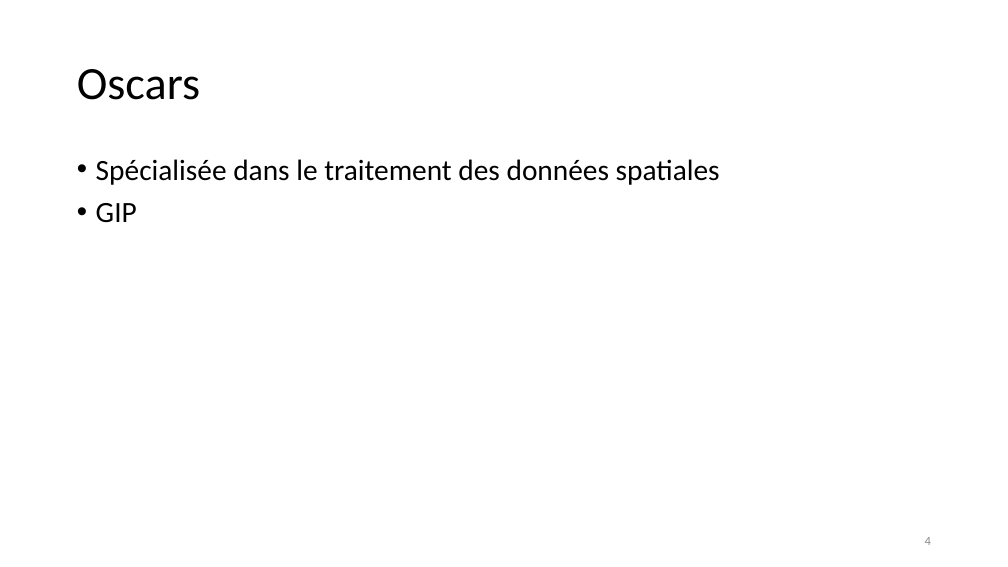
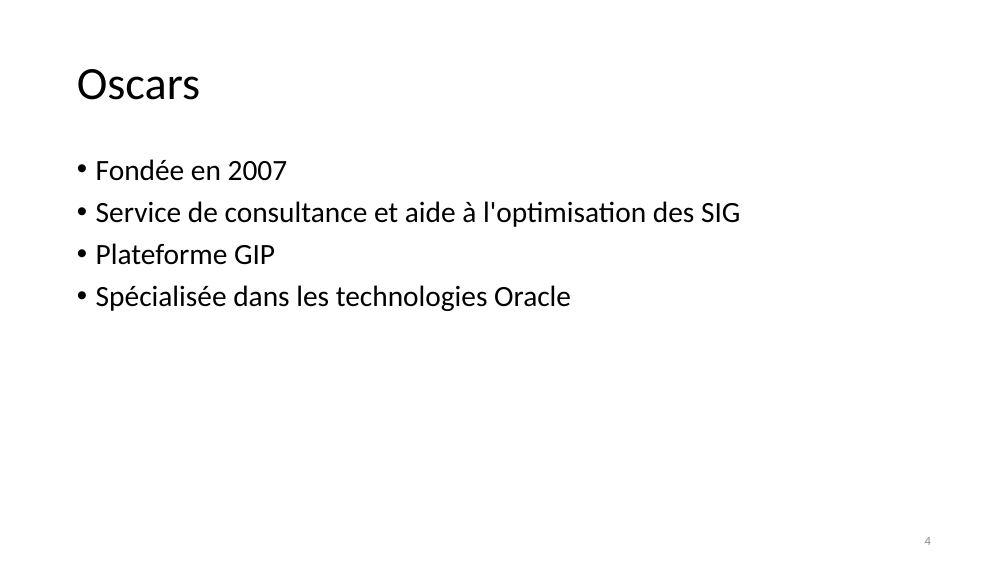
Before and after one commit to etu26048/TFE, a slide deck: slide 4 of DéfenseOrale.pptx. Drawn at 1008x567 pixels with LibreOffice and Linux fonts; fonts in the diff are those of the drawing; background and template pictures are left out. Boxes give left, top, right and bottom in pixels: in the first picture for what was removed or moved away, otherwise in the second. Text is boxed around its words. In the diff, an @@ line names an element or a change of style, - is before the commit and + after.

```diff
--- a/DéfenseOrale.pptx
+++ b/DéfenseOrale.pptx
@@ text at (x1=96, y1=159, x2=740, y2=311): text changed @@
-• Spécialisée dans le traitement des données spatiales
-• GIP
+• Fondée en 2007
+• Service de consultance et aide à l'optimisation des SIG
+• Plateforme GIP
+• Spécialisée dans les technologies Oracle
```
Also in this commit, not shown: 3 other slides changed, 23 slides added, 5 slides removed.
